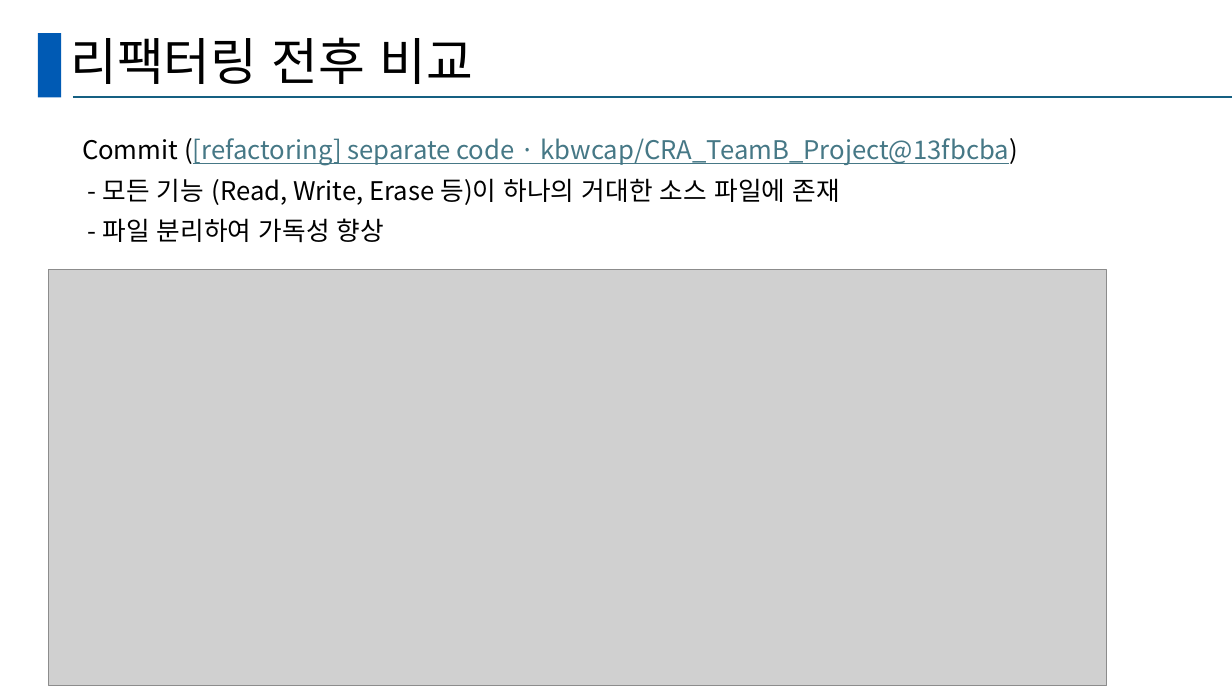
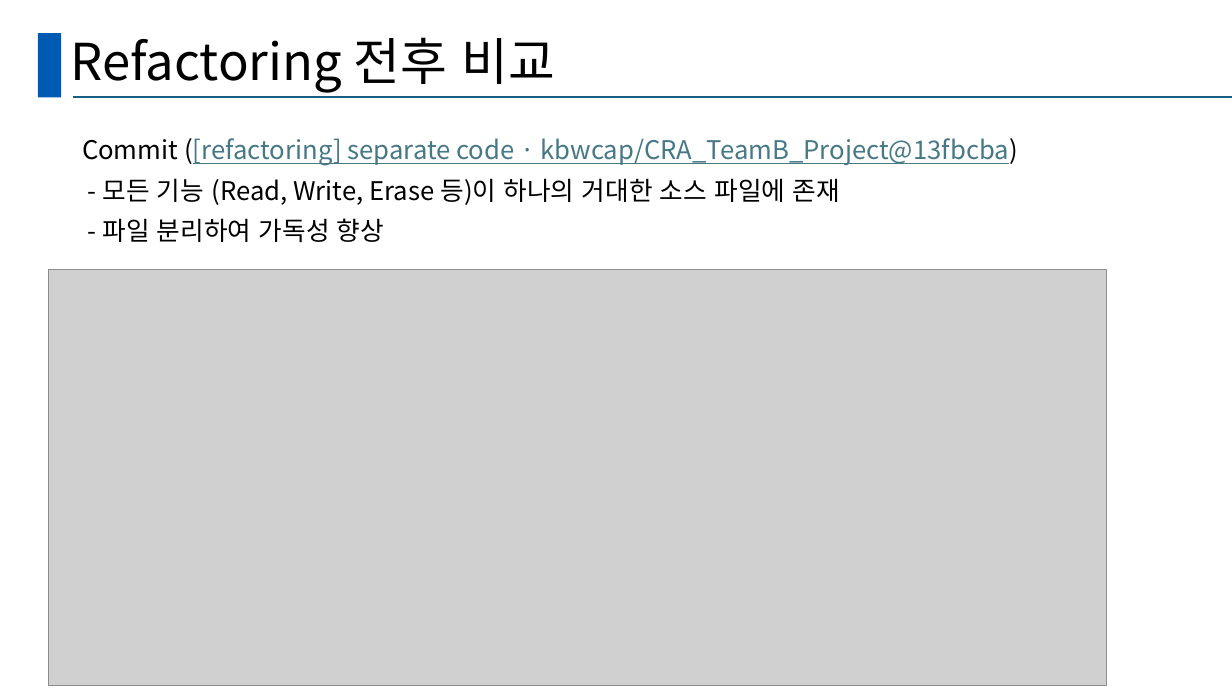
Before and after one commit to kbwcap/CRA_TeamB_Project, a slide deck: slide 17 of B_TEAM_PPT_v_6.pptx. Drawn at 1232x693 pixels with LibreOffice and Linux fonts; fonts in the diff are those of the drawing; grey boxes stand for pictures. Boxes give left, top, right and bottom in pixels: in the first picture for what was removed or moved away, otherwise in the second. Text is boxed around its words. In the diff, an @@ line names an element or a change of style, - is before the commit and + after.

Commit message:
PPT update

```diff
--- a/B_TEAM_PPT_v_6.pptx
+++ b/B_TEAM_PPT_v_6.pptx
@@ title at [70, 37, 555, 93]: text changed @@
-리팩터링 전후 비교
+Refactoring 전후 비교
```
Also in this commit, not shown: 5 other slides changed.
